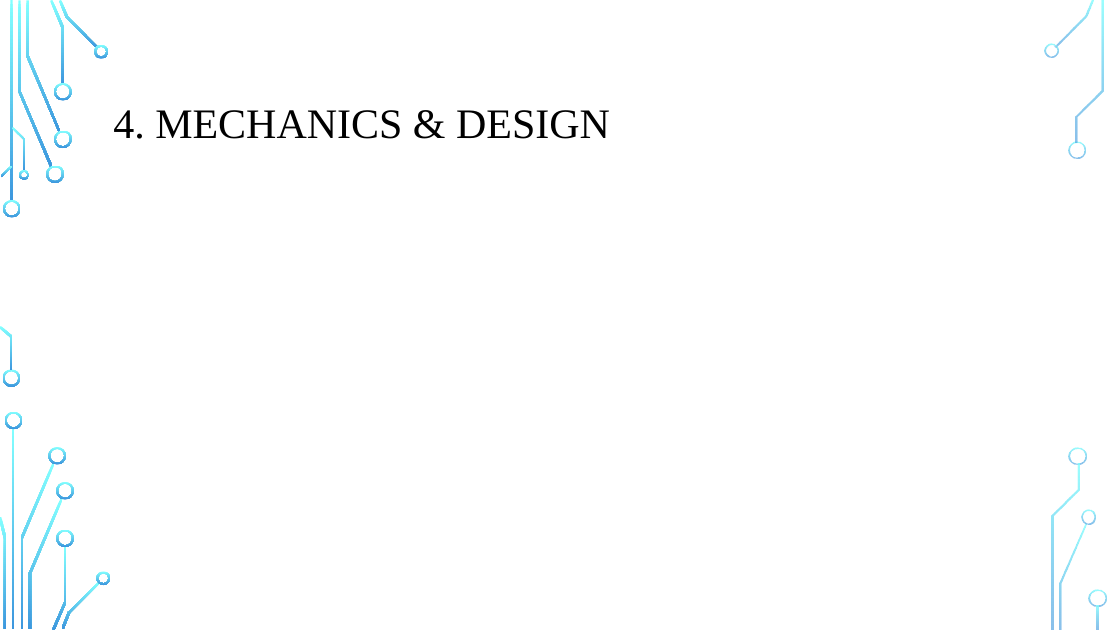
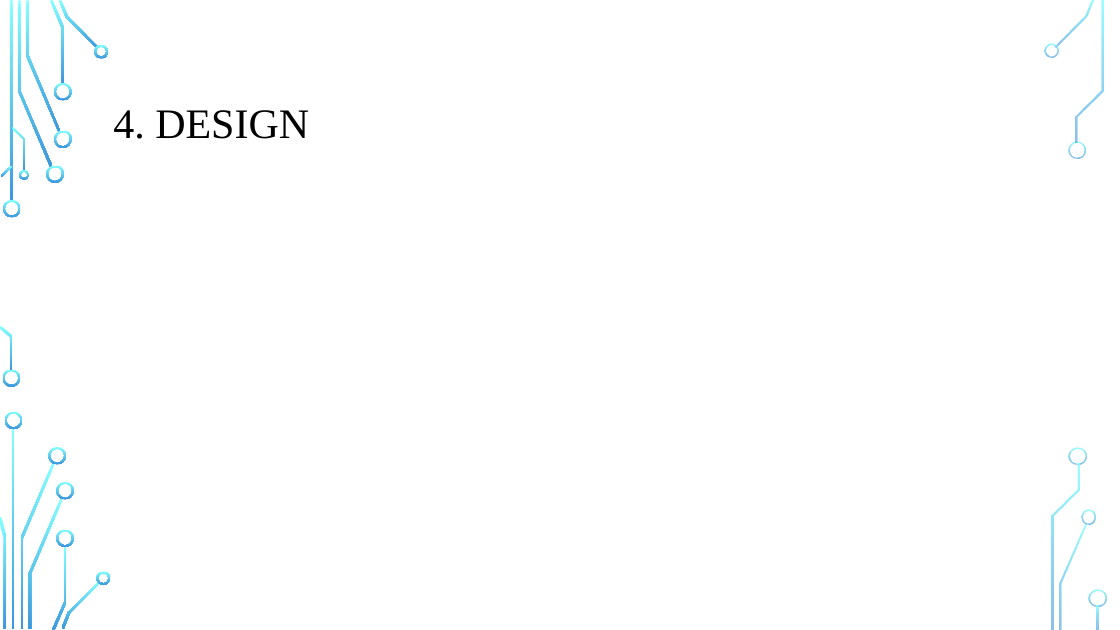
Before and after one commit to VNeseTalkingBush/IIT_asm_3, a slide deck: slide 5 of Group6_IIT_A3_Presentation.pptx. Drawn at 1120x630 pixels with LibreOffice and Linux fonts; fonts in the diff are those of the drawing; background and template pictures are left out. Boxes give left, top, right and bottom in pixels: in the first picture for what was removed or moved away, otherwise in the second. Text is boxed around its words. In the diff, an @@ line names an element or a change of style, - is before the commit and + after.

Commit message:
presentation_solution/machanicsm

```diff
--- a/Group6_IIT_A3_Presentation.pptx
+++ b/Group6_IIT_A3_Presentation.pptx
@@ title at [113, 110, 309, 139]: text changed @@
-4. MECHANICS & DESIGN
+4. DESIGN
```
Also in this commit, not shown: 1 slide added, 1 slide removed.
